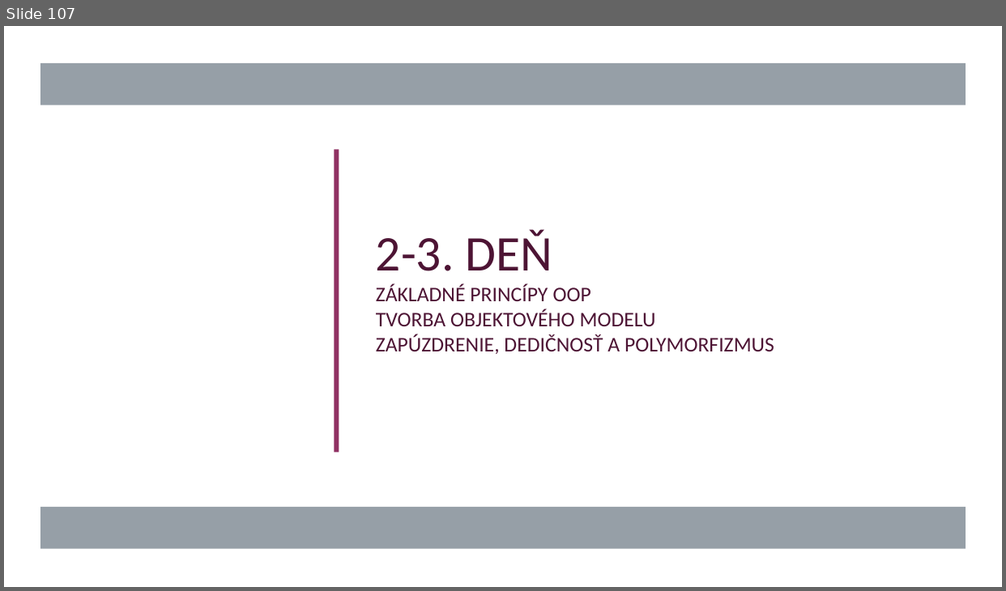
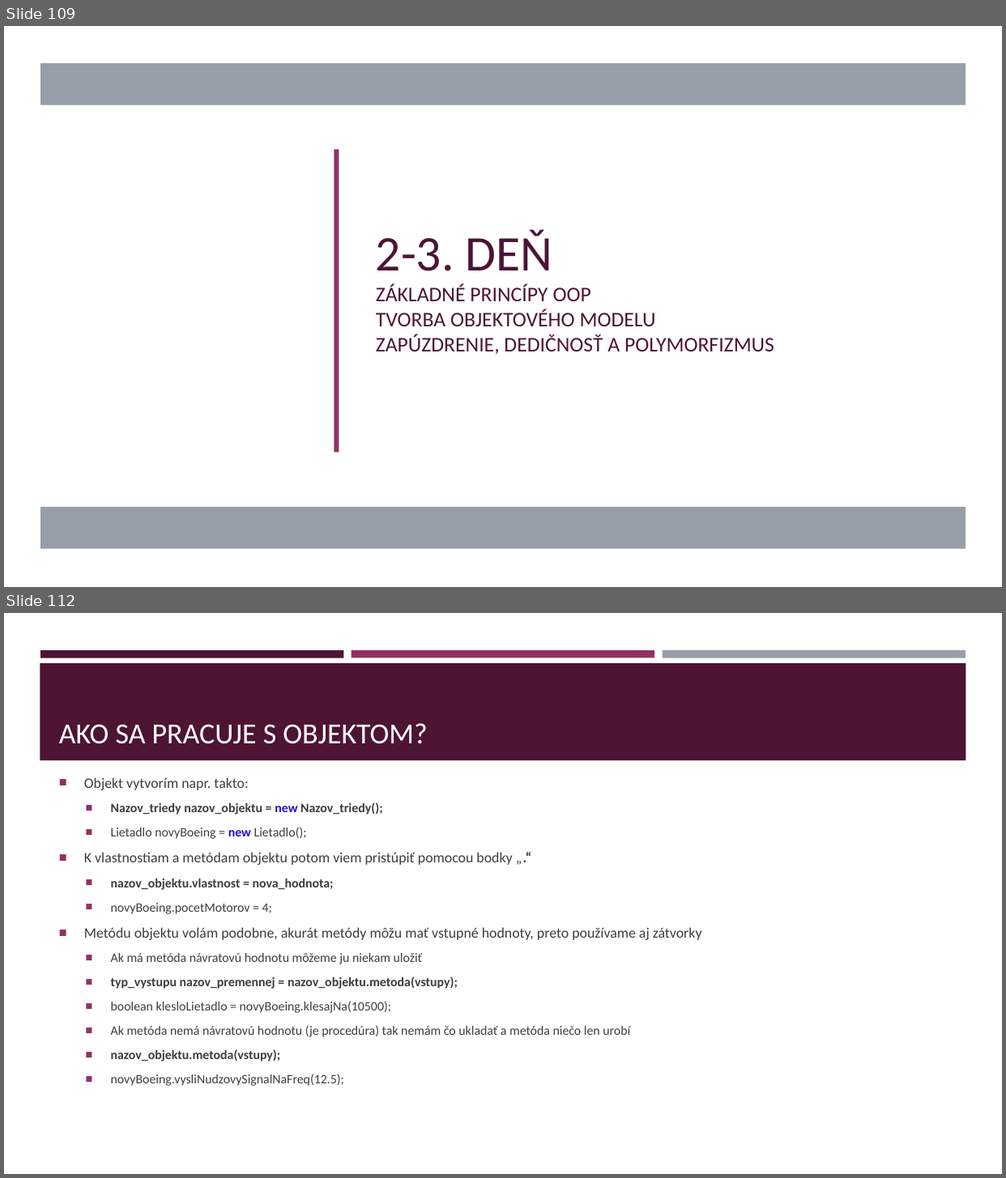
Before and after one commit to gasparv/java-class-basics, a slide deck: JavaZaklady-skolenie.pptx. Shown one above the other, each under a label of ours: slide 107 before the commit, slides 109 and 112 after it; the slides between them are not shown. The pictures are 1006x591 and 1006x1178 pixels, drawn with LibreOffice and Linux fonts; fonts in the diff are those of the drawing. Boxes give left, top, right and bottom in pixels: in the first picture for what was removed or moved away, otherwise in the second. Text is boxed around its words. In the diff, an @@ line names an element or a change of style, - is before the commit and + after.

```diff
--- a/JavaZaklady-skolenie.pptx
+++ b/JavaZaklady-skolenie.pptx
@@ slide 112 added at [4, 613, 1002, 1174], background #FFFFFF @@
@@ rectangle added at [40, 650, 344, 658], fill #4D1434 @@
@@ rectangle added at [351, 650, 654, 658], fill #903163 @@
@@ rectangle added at [662, 650, 965, 658], fill #969FA7 @@
@@ rectangle added at [40, 663, 966, 760], fill #4D1434 @@
@@ title added at [59, 723, 427, 744], 28 pt, text #FFFFFF @@
+AKO SA PRACUJE S OBJEKTOM?
@@ text added at [84, 803, 702, 1086], 12.4 pt, text #3D3D3D @@
+■ Objekt vytvorím napr. takto:
+  ■ Nazov_triedy nazov_objektu = new Nazov_triedy();
+  ■ Lietadlo novyBoeing = new Lietadlo();
+■ K vlastnostiam a metódam objektu potom viem pristúpiť pomocou bodky „.“
+  ■ nazov_objektu.vlastnost = nova_hodnota;
+  ■ novyBoeing.pocetMotorov = 4;
+■ Metódu objektu volám podobne, akurát metódy môžu mať vstupné hodnoty, preto používame aj zátvorky
+  ■ Ak má metóda návratovú hodnotu môžeme ju niekam uložiť
+  ■ typ_vystupu nazov_premennej = nazov_objektu.metoda(vstupy);
+  ■ boolean klesloLietadlo = novyBoeing.klesajNa(10500);
+  ■ Ak metóda nemá návratovú hodnotu (je procedúra) tak nemám čo ukladať a metóda niečo len urobí
+  ■ nazov_objektu.metoda(vstupy);
+  ■ novyBoeing.vysliNudzovySignalNaFreq(12.5);
@@ what was slide 107 is now slide 109 @@
```
Also in this commit, not shown: 8 slides changed, 10 other slides added.
